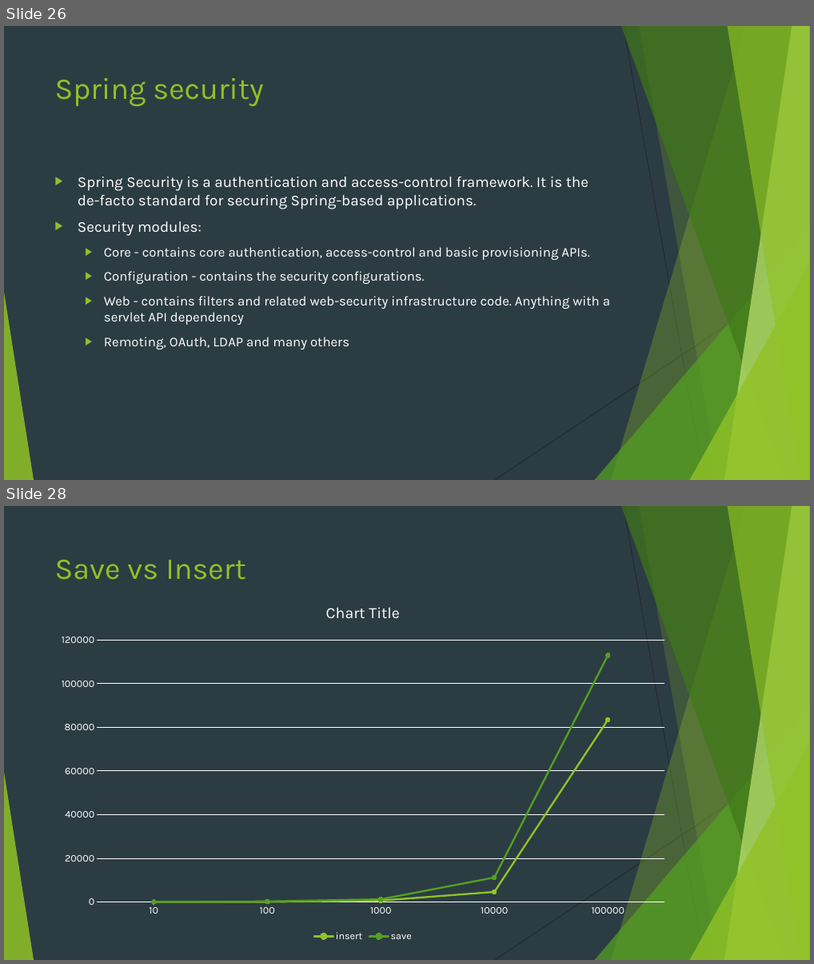
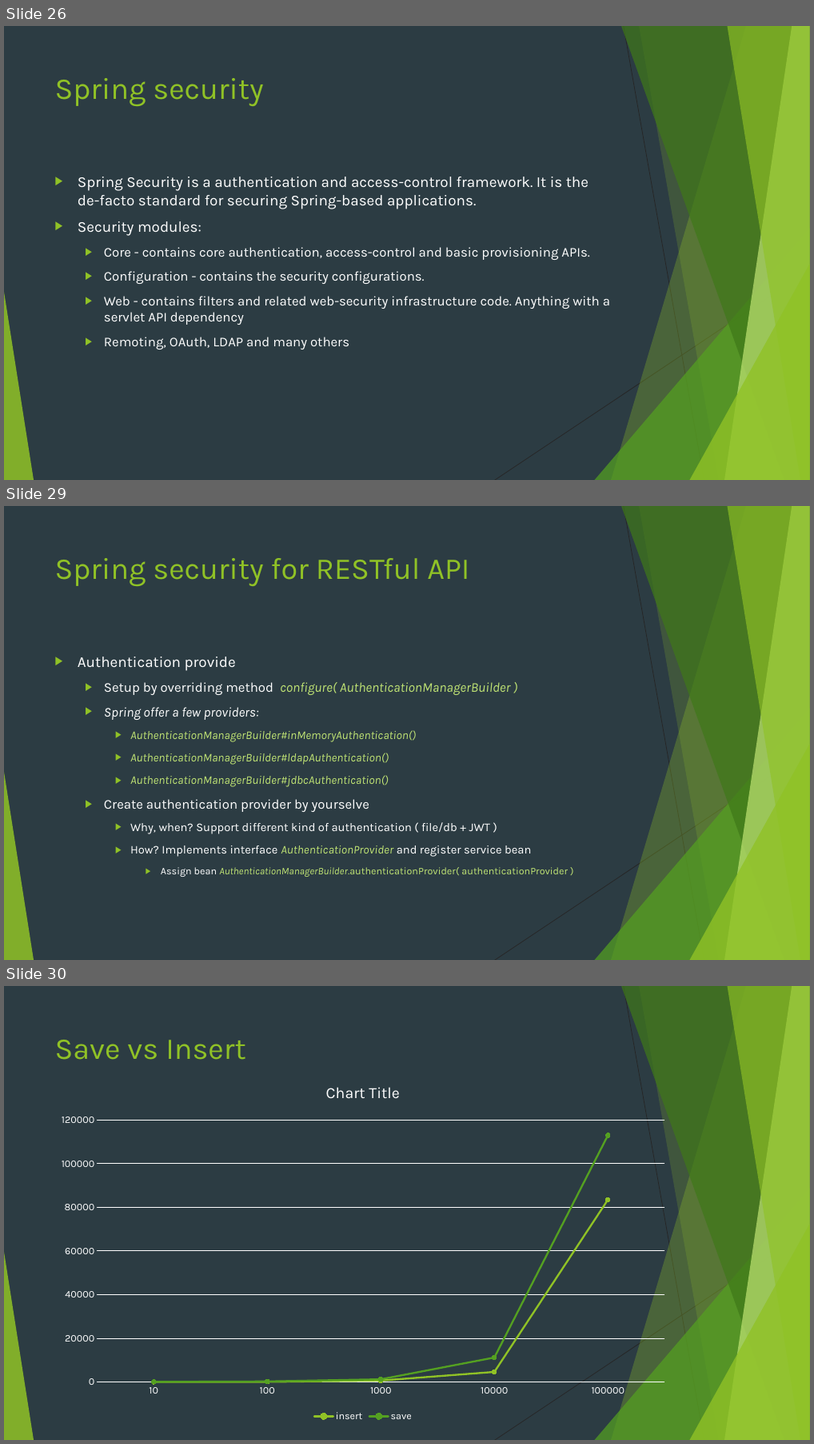
Before and after one commit to markojevtic/spring-boot-workshop, a slide deck: documentation/SpringBoot.pptx. Shown one above the other, each under a label of ours: slides 26 and 28 before the commit, slides 26, 29 and 30 after it; the slides between them are not shown. The pictures are 814x964 and 814x1444 pixels, drawn with LibreOffice and Linux fonts; fonts in the diff are those of the drawing. Boxes give left, top, right and bottom in pixels: in the first picture for what was removed or moved away, otherwise in the second. Text is boxed around its words. In the diff, an @@ line names an element or a change of style, - is before the commit and + after.

Commit message:
spring security basic examples, and slides

```diff
--- a/documentation/SpringBoot.pptx
+++ b/documentation/SpringBoot.pptx
@@ slide 29 added at [4,506,810,960], background #2C3C43; not listed: 10 template elements that a slide beside it also shows @@
@@ title added at [55,558,470,586], 36 pt, text #90C226 @@
+Spring security for RESTful API
@@ text added at [78,656,568,876], 14 pt, text #C0E474, italic @@
+▶ Authentication provide
+  ▶ Setup by overriding method configure( AuthenticationManagerBuilder )
+  ▶ Spring offer a few providers:
+    ▶ AuthenticationManagerBuilder#inMemoryAuthentication()
+    ▶ AuthenticationManagerBuilder#ldapAuthentication()
+    ▶ AuthenticationManagerBuilder#jdbcAuthentication()
+  ▶ Create authentication provider by yourselve
+    ▶ Why, when? Support different kind of authentication ( file/db + JWT )
+    ▶ How? Implements interface AuthenticationProvider and register service bean
+      ▶ Assign bean AuthenticationManagerBuilder.authenticationProvider( authenticationProvider )
@@ what was slide 28 is now slide 30 @@
```
Also in this commit, not shown: 1 slide changed, 1 other slide added, 9 other files.
